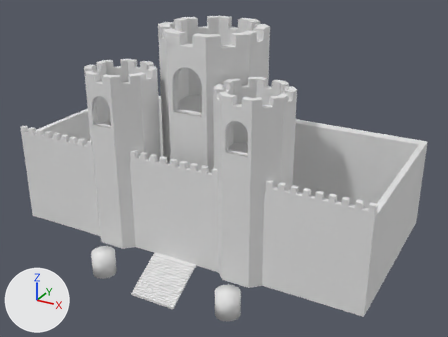
An edit to the OBJ model assets/castle.obj, drawn before and after from the same camera.
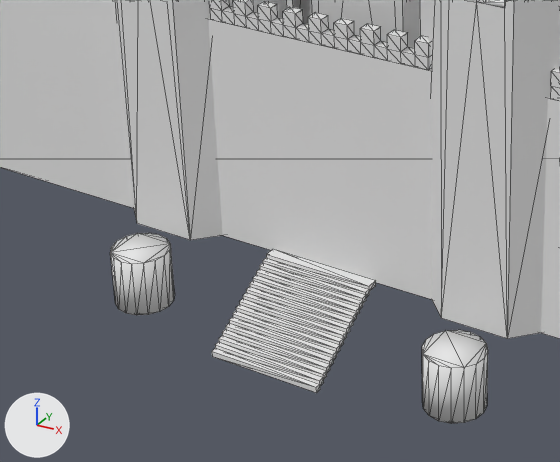
There are two pictures of each version: one whole from a 50 mm lens placed at (124.1, -224.1, 117.9), pointed at (6.5, -10.1, 11.0), one close up on the part from 11% to 60% of the width and 46% to 100% of the height. The axes (+X, +Y, +Z) are drawn at lower left. The lights are the same throughout. The close-ups show mesh edges as thin lines. Where no turn or scale is listed for an object, it has been applied to the vertices. Vertices at the same position are counted once.

Names of what the first close-up shows: 'Cube.029_Cube.031'.
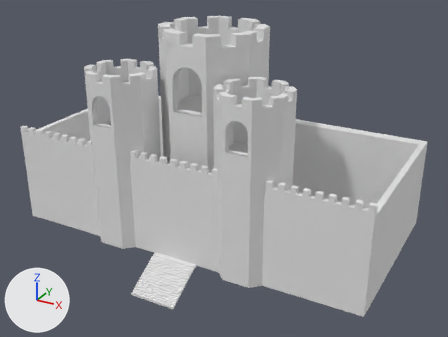
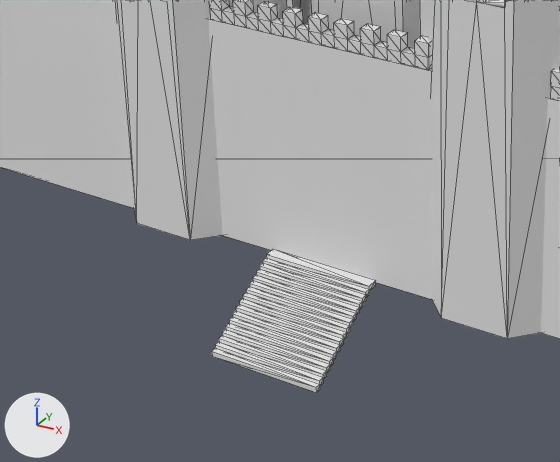
Boxes [x1, y1, x2, y2] around the edits, measured in the close-ups (560 x 462 px):
'Cube.029_Cube.031', reshaped
    before: [0, 0, 560, 423]
    after: [0, 0, 560, 393]
part 1 of me_cube_029_cube_031, deleted
    before: [110, 233, 175, 315]
part 2 of me_cube_029_cube_031, deleted
    before: [422, 330, 488, 423]

The change, as a list of edits to the scene's bpy script:
```text
Change me_cube_029_cube_031:
    where me_cube_029_cube_031.from_pydata(...)  # 1077 vertices, 1924 faces; spans x -80.0..80.0, y -58.0..40.0, z -30.0..71.0
    used by ob_cube_029_cube_031; location = (0.0, 0.0, 0.0)
    me_cube_029_cube_031 part 1: the loose piece of 32 vertices spanning x -35.0..-25.0, y -55.0..-45.0, z -30.0..-20.0 is deleted
    me_cube_029_cube_031 part 2: the loose piece of 32 vertices spanning x 25.0..35.0, y -55.0..-45.0, z -30.0..-20.0 is deleted
```
